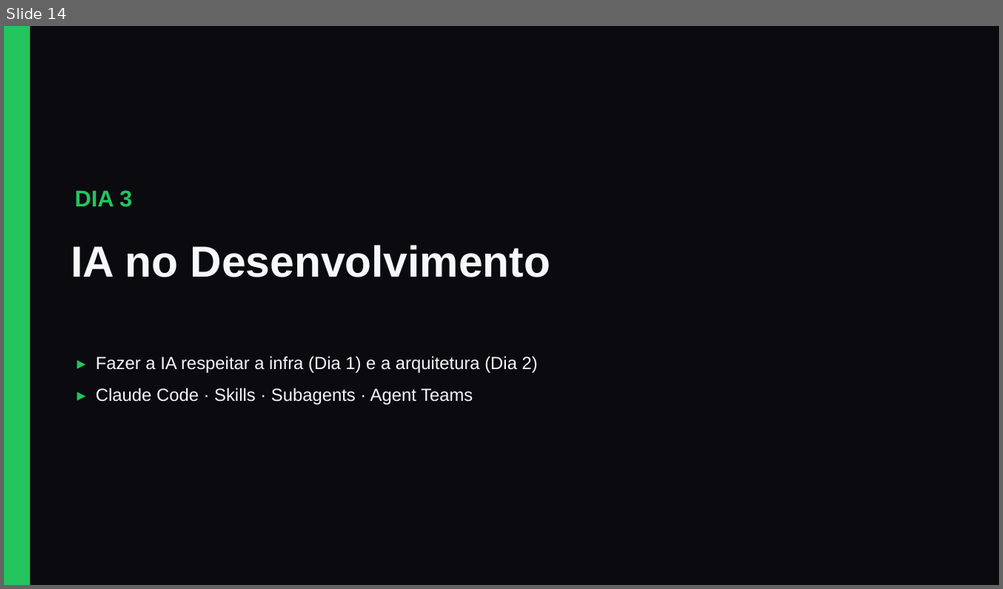
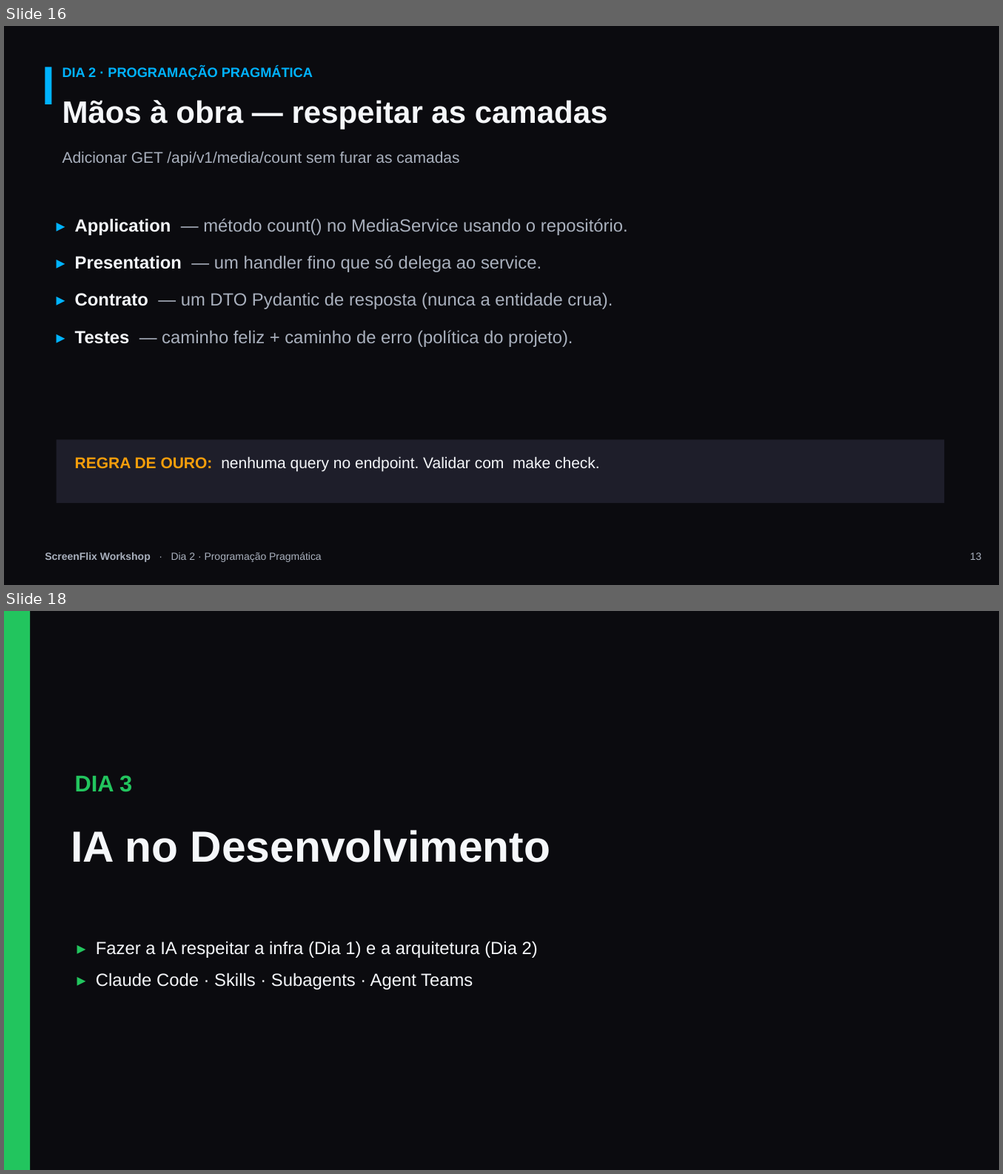
Before and after one commit to darcivieira/screenflix, a slide deck: docs/workshop/ScreenFlix-Workshop.pptx. Shown one above the other, each under a label of ours: slide 14 before the commit, slides 16 and 18 after it; the slides between them are not shown. The pictures are 1003x589 and 1003x1174 pixels, drawn with LibreOffice and Linux fonts; fonts in the diff are those of the drawing. Boxes give left, top, right and bottom in pixels: in the first picture for what was removed or moved away, otherwise in the second. Text is boxed around its words. In the diff, an @@ line names an element or a change of style, - is before the commit and + after.

```diff
--- a/docs/workshop/ScreenFlix-Workshop.pptx
+++ b/docs/workshop/ScreenFlix-Workshop.pptx
@@ slide 16 added at <box>4,26,999,585</box>, background #FFFFFF @@
@@ rectangle added at <box>4,26,999,585</box>, fill #0B0B0F @@
@@ rectangle added at <box>45,67,52,104</box>, fill #00B3FF @@
@@ text added at <box>62,67,313,80</box>, 13 pt, text #00B3FF, bold @@
+DIA 2 · PROGRAMAÇÃO PRAGMÁTICA
@@ text added at <box>62,100,608,129</box>, 30 pt, text #F5F7FA, bold @@
+Mãos à obra — respeitar as camadas
@@ text added at <box>62,152,459,166</box>, 15 pt, text #A9B0BD @@
+Adicionar GET /api/v1/media/count sem furar as camadas
@@ text added at <box>75,218,628,347</box>, 17 pt, text #A9B0BD @@
+▸ Application — método count() no MediaService usando o repositório.
+▸ Presentation — um handler fino que só delega ao service.
+▸ Contrato — um DTO Pydantic de resposta (nunca a entidade crua).
+▸ Testes — caminho feliz + caminho de erro (política do projeto).
@@ rectangle added at <box>57,440,944,503</box>, fill #1E1E2A @@
@@ text added at <box>75,457,600,472</box>, 15 pt, text #F5F7FA @@
+REGRA DE OURO: nenhuma query no endpoint. Validar com make check.
@@ text added at <box>45,552,321,562</box>, 10 pt, text #A9B0BD @@
+ScreenFlix Workshop · Dia 2 · Programação Pragmática
@@ text added at <box>970,553,982,560</box>, 10 pt, text #A9B0BD @@
+13
@@ what was slide 14 is now slide 18 @@
```
Also in this commit, not shown: 9 slides changed, 5 other slides added, 1 other file.
